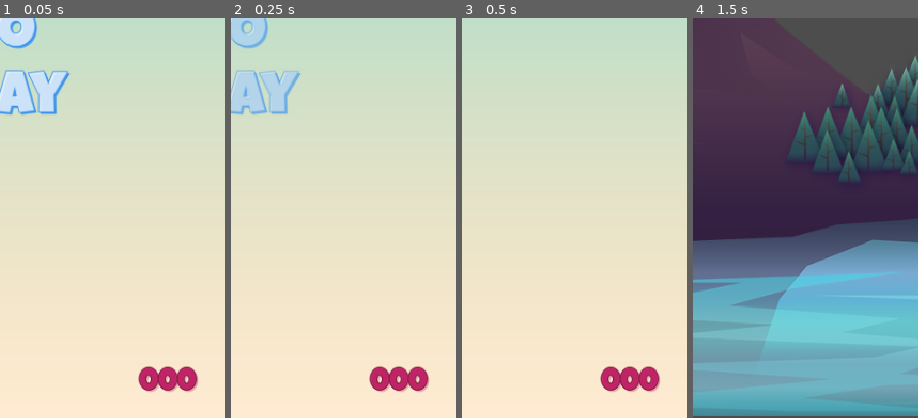
Above: before the commit, frames 1-4 (left to right).
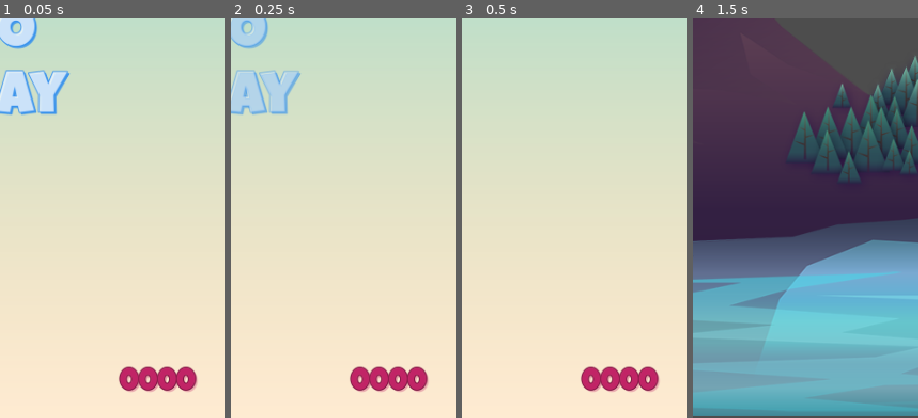
Above: after the commit, the same moments.

Repository: filipeAugusto99/TappyGame
Game: Godot game, scene res://Scene/Main/Main.tscn
Two runs of this game, one before a commit and one after it. Both use one fixed random seed, a clock stepped at 60 frames per second and the inputs below.
Inputs:
- Up to frame 1 (0.05 s): no input
- Up to frame 2 (0.25 s): no input
- Up to frame 3 (0.5 s): no input
- Up to frame 4 (1.5 s): hold Space (jump) 0.53-1.28 s; tap Space (jump) at 1.35 s
The pictures show only the part of the screen within x 50-100%, y 50-100%; the shares and areas given below are measured in that part.

The runs differ from the first frame. In frame 1, 0.9% of the frame differs, in the area x 52-88%, y 87-94%; in frame 2, 0.9%; in frame 3, 0.9%; in frame 4, nothing differs.

Commit message:
HighScore

Diff:
--- /dev/null
+++ b/Globals/ScoreManager.gd
@@ -0,0 +1,14 @@
+extends Node
+
+var _high_score: int = 0
+
+var high_score:
+	get:
+		return _high_score
+	set(value):
+		if value > _high_score:
+			_high_score = value
+
+
+func _ready() -> void:
+	pass
--- a/Scene/GameUi/GameUi.gd
+++ b/Scene/GameUi/GameUi.gd
@@ -19,6 +19,7 @@
 		GameManager.load_main_scene()
 
 	elif _can_press == true and event.is_action_pressed('jump'):
+		ScoreManager.high_score = _score
 		GameManager.load_main_scene()
 
 func _enter_tree() -> void:
--- a/Scene/Main/Main.gd
+++ b/Scene/Main/Main.gd
@@ -1,4 +1,7 @@
 extends Control
+
+@onready var score_label: Label = $MarginContainer/ScoreLabel
+
 
 func _unhandled_input(event: InputEvent) -> void:
 	if event.is_action_pressed('jump') == true:
@@ -6,4 +9,5 @@
 
 
 func _ready() -> void:
+	score_label.text = '%04d' % ScoreManager.high_score
 	get_tree().paused = false
--- a/project.godot
+++ b/project.godot
@@ -19,6 +19,7 @@
 
 SignalHub="*res://Globals/SignalHub.gd"
 GameManager="*res://Globals/GameManager.gd"
+ScoreManager="*res://Globals/ScoreManager.gd"
 
 [display]
 
Not shown, added: Globals/ScoreManager.gd.uid
